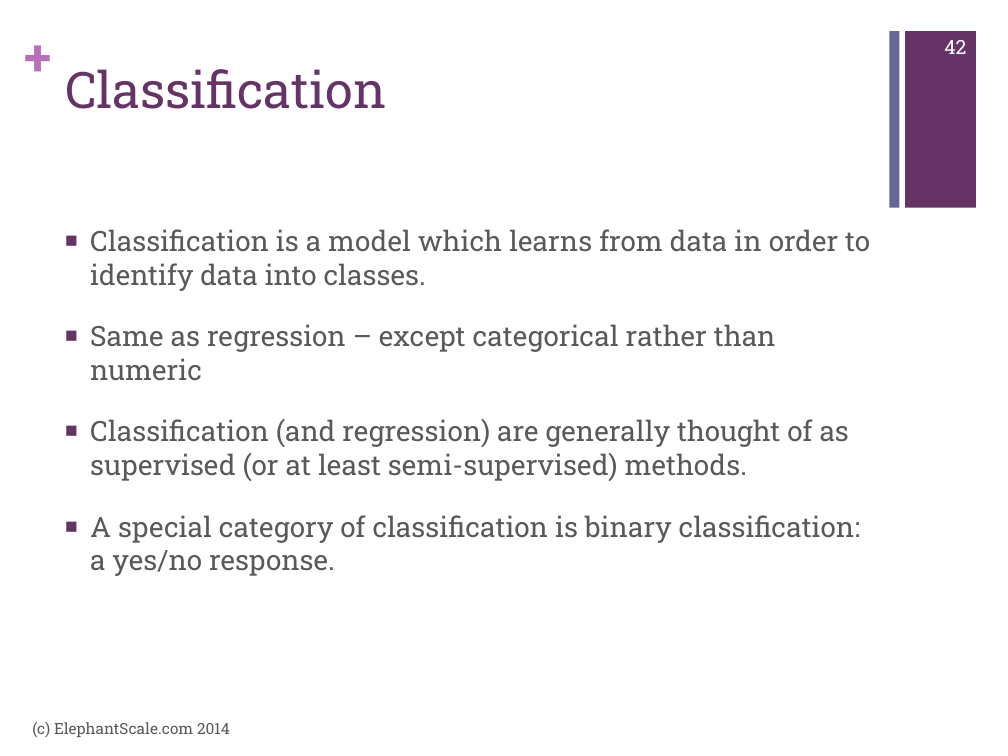
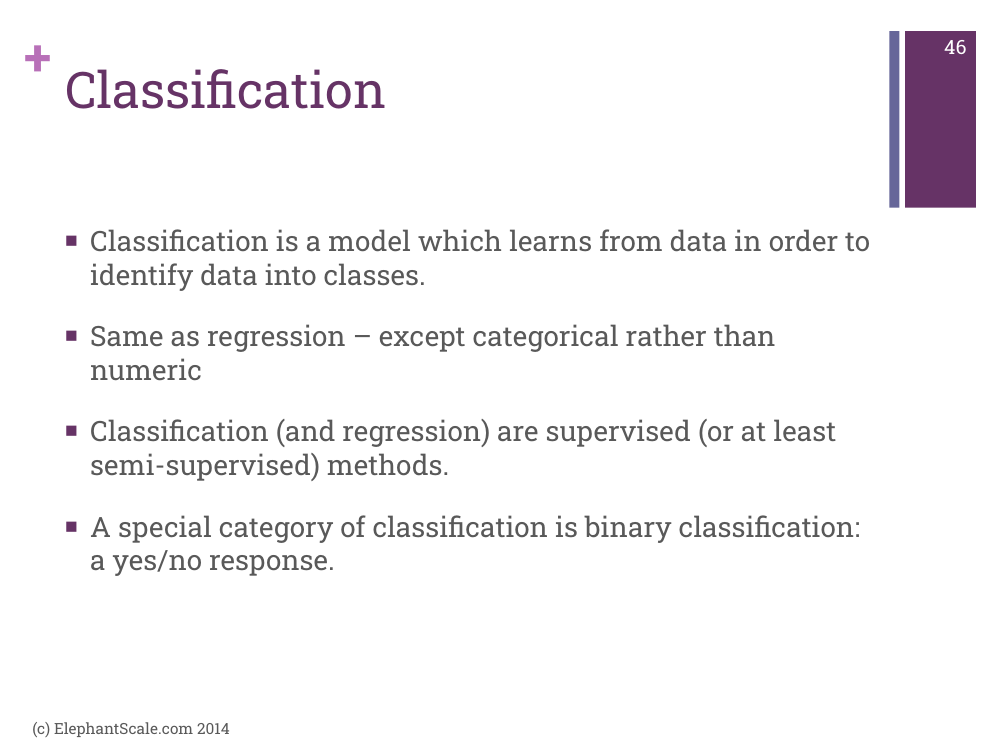
Before and after one commit to mattvinks/spark-labs, a slide deck: slide 46 of slides/MLLib.pptx (slide 42 before the commit). Drawn at 1008x756 pixels with LibreOffice and Linux fonts; fonts in the diff are those of the drawing. Boxes give left, top, right and bottom in pixels: in the first picture for what was removed or moved away, otherwise in the second. Text is boxed around its words. In the diff, an @@ line names an element or a change of style, - is before the commit and + after.

```diff
--- a/slides/MLLib.pptx
+++ b/slides/MLLib.pptx
@@ page number at box(944, 40, 966, 54): text changed @@
-42
+46
@@ text at box(90, 419, 836, 481): text changed @@
-■ Classification (and regression) are generally thought of as supervised (or at least semi-supervised) methods.
+■ Classification (and regression) are supervised (or at least semi-supervised) methods.
```
Also in this commit, not shown: 2 other slides changed, 5 slides added.
